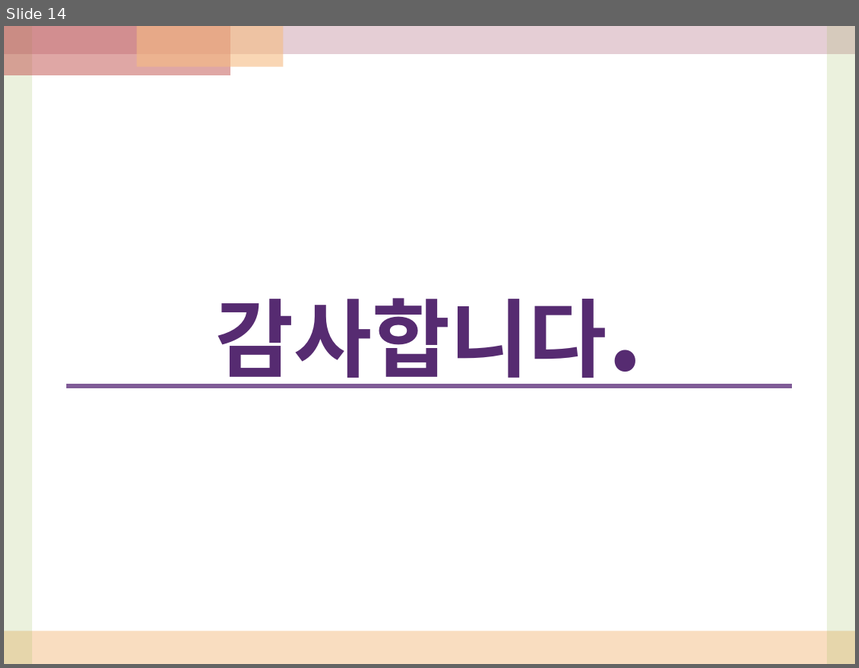
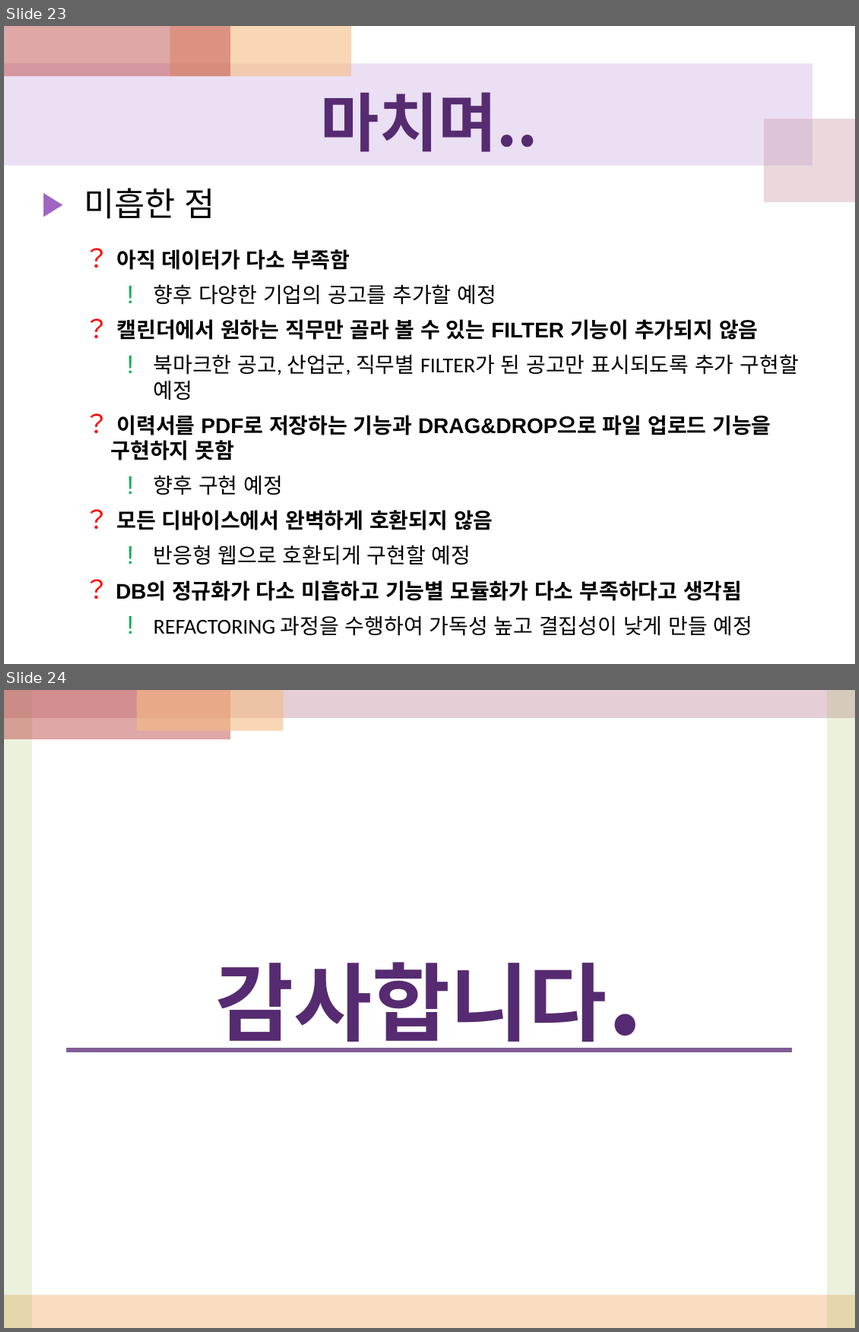
Before and after one commit to JunhyeokKim/javarajob, a slide deck: WebContent/doc/term04(6.1~6.30)/[6조]_term04_170706_javarajob_final.pptx. Shown one above the other, each under a label of ours: slide 14 before the commit, slides 23 and 24 after it. The pictures are 859x668 and 859x1332 pixels, drawn with LibreOffice and Linux fonts; fonts in the diff are those of the drawing. Boxes give left, top, right and bottom in pixels: in the first picture for what was removed or moved away, otherwise in the second. Text is boxed around its words. In the diff, an @@ line names an element or a change of style, - is before the commit and + after.

Commit message:
css 80프로 완료, email 라이브러리 및 bean 추가

```diff
--- a/WebContent/doc/term04(6.1~6.30)/[6조]_term04_170706_javarajob_final.pptx
+++ b/WebContent/doc/term04(6.1~6.30)/[6조]_term04_170706_javarajob_final.pptx
@@ slide 23 added at box(4, 26, 855, 664), background #FFFFFF @@
@@ rectangle added at box(4, 26, 230, 76), fill #C0504D at 50% opacity @@
@@ rectangle added at box(170, 26, 351, 76), fill #F5BC83 at 60% opacity @@
@@ rectangle added at box(4, 63, 813, 166), fill #BF98D8 at 30% opacity @@
@@ title added at box(321, 92, 538, 152), 54 pt, text #562B71, bold @@
+마치며..
@@ rectangle added at box(764, 119, 855, 202), fill #CC9EAC at 40% opacity @@
@@ text added at box(85, 188, 799, 636), 18 pt, text #000000, bold @@
+▶ 미흡한 점
+  ？ 아직 데이터가 다소 부족함
+    ! 향후 다양한 기업의 공고를 추가할 예정
+  ？ 캘린더에서 원하는 직무만 골라 볼 수 있는 FILTER 기능이 추가되지 않음
+    ! 북마크한 공고, 산업군, 직무별 FILTER가 된 공고만 표시되도록 추가 구현할 예정
+  ？ 이력서를 PDF로 저장하는 기능과 DRAG&DROP으로 파일 업로드 기능을 구현하지 못함
+    ! 향후 구현 예정
+  ？ 모든 디바이스에서 완벽하게 호환되지 않음
+    ! 반응형 웹으로 호환되게 구현할 예정
+  ？ DB의 정규화가 다소 미흡하고 기능별 모듈화가 다소 부족하다고 생각됨
+    ! REFACTORING 과정을 수행하여 가독성 높고 결집성이 낮게 만들 예정
@@ what was slide 14 is now slide 24 @@
```
Also in this commit, not shown: 10 slides changed, 11 other slides added, 2 slides removed, 30 other files.
